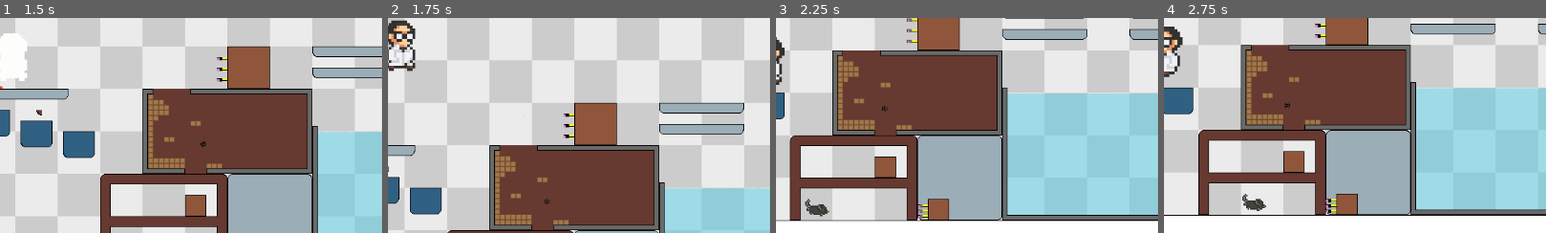
Above: before the commit, frames 1-4 (left to right).
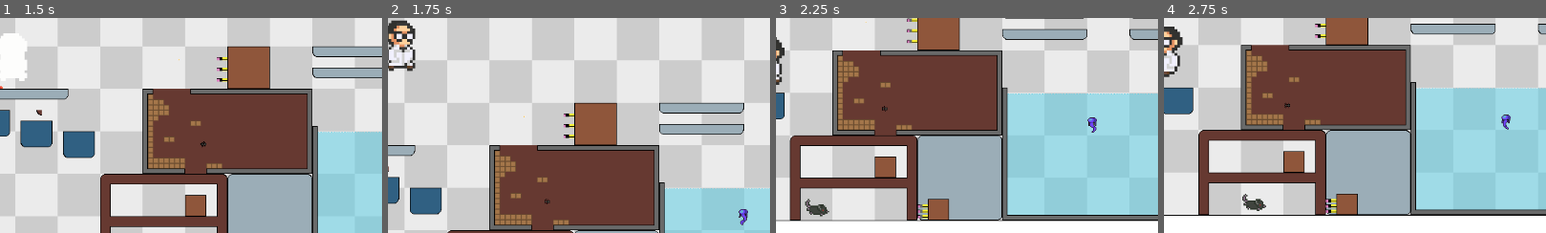
Above: after the commit, the same moments.

Repository: conor-wilson/dr-shrink
Game: Godot game, scene res://scenes/main.tscn
The game is run twice, just before and just after one commit, with the same random seed, the same clock (stepped at 60 frames per second) and the same inputs. Sound files missing from this copy of the repository are replaced by a short silence.
Inputs:
- Up to frame 1 (1.5 s): hold Right (Right) from 0.53 s (still down); tap Space (Shoot) at 0.6 s; tap W (Jump) at 0.77 s; tap Down (Shrink) at 1.35 s
- Up to frame 2 (1.75 s): keep holding Right (Right); tap W (Jump) at 1.52 s
- Up to frame 3 (2.25 s): release Right (Right) at 2.03 s; hold Left (Left) from 2.03 s (still down); tap Space (Shoot) at 2.1 s
- Up to frame 4 (2.75 s): keep holding Left (Left)
The pictures show only the part of the screen within x 50-100%, y 40-90%; the shares and areas given below are measured in that part.

Frame 1 is identical in both runs. In frame 2, 0.1% of the frame differs, in the area x 91-95%, y 88-97%; in frame 3, 0.1%; in frame 4, 0.1%.

Commit message:
Added jellyfish enemy!

Diff:
--- /dev/null
+++ b/shrinker/shrinker/scenes/entities/jelly_fish.tscn
@@ -0,0 +1,60 @@
+[gd_scene load_steps=11 format=3 uid="uid://br2fmjejqovgu"]
+
+[ext_resource type="Script" path="res://scenes/entities/bee.gd" id="1_2i3yj"]
+[ext_resource type="Shader" path="res://scenes/entities/flicker.gdshader" id="1_sskj4"]
+[ext_resource type="Texture2D" uid="uid://dnmphir156fvj" path="res://graphics/critters/jellyfish/JellyFish1.png" id="3_mljhe"]
+[ext_resource type="Texture2D" uid="uid://clyikue3txm2s" path="res://graphics/critters/jellyfish/JellyFish2.png" id="4_1qvlr"]
+[ext_resource type="AudioStream" uid="uid://cchg7ssppn6ng" path="res://audio/shot_01.ogg" id="4_j4ohu"]
+[ext_resource type="Texture2D" uid="uid://b516axf8w78y0" path="res://graphics/critters/jellyfish/JellyFish3.png" id="5_1w4qk"]
+[ext_resource type="Texture2D" uid="uid://cvk47c21fbd1x" path="res://graphics/critters/jellyfish/JellyFish4.png" id="6_7vnpq"]
+
+[sub_resource type="ShaderMaterial" id="ShaderMaterial_m8pny"]
+resource_local_to_scene = true
+shader = ExtResource("1_sskj4")
+shader_parameter/color = Color(0.992157, 0.992157, 0.988235, 1)
+shader_parameter/amount = 0.0
+
+[sub_resource type="SpriteFrames" id="SpriteFrames_yocqp"]
+animations = [{
+"frames": [{
+"duration": 1.0,
+"texture": ExtResource("3_mljhe")
+}, {
+"duration": 1.0,
+"texture": ExtResource("4_1qvlr")
+}, {
+"duration": 1.0,
+"texture": ExtResource("5_1w4qk")
+}, {
+"duration": 1.0,
+"texture": ExtResource("6_7vnpq")
+}],
+"loop": true,
+"name": &"default",
+"speed": 10.0
+}]
+
+[sub_resource type="CapsuleShape2D" id="CapsuleShape2D_mw7gk"]
+radius = 28.0
+height = 80.0
+
+[node name="JellyFish" type="Area2D"]
+collision_layer = 4
+collision_mask = 19
+script = ExtResource("1_2i3yj")
+
+[node name="AnimatedSprite2D" type="AnimatedSprite2D" parent="."]
+material = SubResource("ShaderMaterial_m8pny")
+scale = Vector2(4, 4)
+sprite_frames = SubResource("SpriteFrames_yocqp")
+autoplay = "default"
+frame_progress = 0.176098
+
+[node name="CollisionShape2D" type="CollisionShape2D" parent="."]
+shape = SubResource("CapsuleShape2D_mw7gk")
+
+[node name="DamageSound" type="AudioStreamPlayer2D" parent="."]
+stream = ExtResource("4_j4ohu")
+
+[connection signal="area_entered" from="." to="." method="_on_area_entered"]
+[connection signal="body_entered" from="." to="." method="_on_body_entered"]
--- a/shrinker/shrinker/scenes/levels/level.tscn
+++ b/shrinker/shrinker/scenes/levels/level.tscn
@@ -11,6 +11,7 @@
 [ext_resource type="PackedScene" uid="uid://bm5nb2a6vxhpe" path="res://scenes/entities/potion_machine.tscn" id="7_i7cbh"]
 [ext_resource type="PackedScene" uid="uid://83ie1giq43x3" path="res://scenes/entities/rat.tscn" id="8_121db"]
 [ext_resource type="PackedScene" uid="uid://ge2uyc2b15sk" path="res://scenes/entities/ant.tscn" id="9_e38xj"]
+[ext_resource type="PackedScene" uid="uid://br2fmjejqovgu" path="res://scenes/entities/jelly_fish.tscn" id="10_1bebd"]
 
 [sub_resource type="TileSetAtlasSource" id="TileSetAtlasSource_4fu6d"]
 texture = ExtResource("3_4q3k8")
@@ -394,6 +395,9 @@
 physics_layer_0/collision_mask = 2
 sources/0 = SubResource("TileSetAtlasSource_apgsm")
 
+[sub_resource type="RectangleShape2D" id="RectangleShape2D_cqdsf"]
+size = Vector2(1216, 731)
+
 [sub_resource type="TileSetAtlasSource" id="TileSetAtlasSource_olvs5"]
 texture = ExtResource("7_dx145")
 0:0/0 = 0
@@ -416,9 +420,6 @@
 [sub_resource type="TileSet" id="TileSet_jine5"]
 sources/0 = SubResource("TileSetAtlasSource_olvs5")
 
-[sub_resource type="RectangleShape2D" id="RectangleShape2D_cqdsf"]
-size = Vector2(1216, 731)
-
 [node name="Level" type="Node2D"]
 script = ExtResource("1_iyron")
 
@@ -445,7 +446,6 @@
 
 [node name="Player" parent="." instance=ExtResource("2_0ahq2")]
 position = Vector2(1095, 898)
-current_size = 4
 
 [node name="Enemies" type="Node2D" parent="."]
 
@@ -468,6 +468,13 @@
 marker1 = NodePath("../../AntPathPoints/Marker2D")
 marker2 = NodePath("../../AntPathPoints/Marker2D2")
 
+[node name="JellyFish" parent="Enemies" node_paths=PackedStringArray("marker1", "marker2") instance=ExtResource("10_1bebd")]
+position = Vector2(4227, 1399)
+speed = 75.0
+player_detect_distance = 256.0
+marker1 = NodePath("../../JellyFishPathPoints/Marker2D")
+marker2 = NodePath("../../JellyFishPathPoints/Marker2D2")
+
 [node name="Bullets" type="Node2D" parent="."]
 
 [node name="Items" type="Node2D" parent="."]
@@ -476,31 +483,39 @@
 position = Vector2(4996, 725)
 float_amplitude = 20.0
 
-[node name="BeePathPoints" type="Node2D" parent="."]
-
-[node name="Marker2D" type="Marker2D" parent="BeePathPoints"]
-position = Vector2(3172, 837)
-
-[node name="Marker2D2" type="Marker2D" parent="BeePathPoints"]
-position = Vector2(2903, 883)
-
-[node name="Decoration" type="TileMapLayer" parent="."]
-tile_set = SubResource("TileSet_jine5")
-
-[node name="AntPathPoints" type="Node2D" parent="."]
-
-[node name="Marker2D" type="Marker2D" parent="AntPathPoints"]
-position = Vector2(3018, 1414)
-
-[node name="Marker2D2" type="Marker2D" parent="AntPathPoints"]
-position = Vector2(3208, 1354)
-
 [node name="WaterZone" type="Area2D" parent="."]
 collision_mask = 2
 
 [node name="CollisionShape2D" type="CollisionShape2D" parent="WaterZone"]
 position = Vector2(4480, 1650.5)
 shape = SubResource("RectangleShape2D_cqdsf")
+
+[node name="BeePathPoints" type="Node2D" parent="."]
+
+[node name="Marker2D" type="Marker2D" parent="BeePathPoints"]
+position = Vector2(3172, 837)
+
+[node name="Marker2D2" type="Marker2D" parent="BeePathPoints"]
+position = Vector2(2903, 883)
+
+[node name="Decoration" type="TileMapLayer" parent="."]
+tile_set = SubResource("TileSet_jine5")
+
+[node name="AntPathPoints" type="Node2D" parent="."]
+
+[node name="Marker2D" type="Marker2D" parent="AntPathPoints"]
+position = Vector2(3018, 1414)
+
+[node name="Marker2D2" type="Marker2D" parent="AntPathPoints"]
+position = Vector2(3208, 1354)
+
+[node name="JellyFishPathPoints" type="Node2D" parent="."]
+
+[node name="Marker2D" type="Marker2D" parent="JellyFishPathPoints"]
+position = Vector2(3988, 1491)
+
+[node name="Marker2D2" type="Marker2D" parent="JellyFishPathPoints"]
+position = Vector2(4602, 1562)
 
 [connection signal="fire_bullet" from="Player" to="." method="_on_player_fire_bullet"]
 [connection signal="shrink_me" from="Player" to="." method="_on_player_shrink_me"]
Binary file added: shrinker/shrinker/graphics/critters/jellyfish/JellyFish1.png
Not shown, added: shrinker/shrinker/graphics/critters/jellyfish/JellyFish1.png.import
Binary file added: shrinker/shrinker/graphics/critters/jellyfish/JellyFish2.png
Not shown, added: shrinker/shrinker/graphics/critters/jellyfish/JellyFish2.png.import
Binary file added: shrinker/shrinker/graphics/critters/jellyfish/JellyFish3.png
Not shown, added: shrinker/shrinker/graphics/critters/jellyfish/JellyFish3.png.import
Binary file added: shrinker/shrinker/graphics/critters/jellyfish/JellyFish4.png
Not shown, added: shrinker/shrinker/graphics/critters/jellyfish/JellyFish4.png.import
Not shown: 1 places in shrinker/shrinker/scenes/levels/level.tscn that only renumber resources
